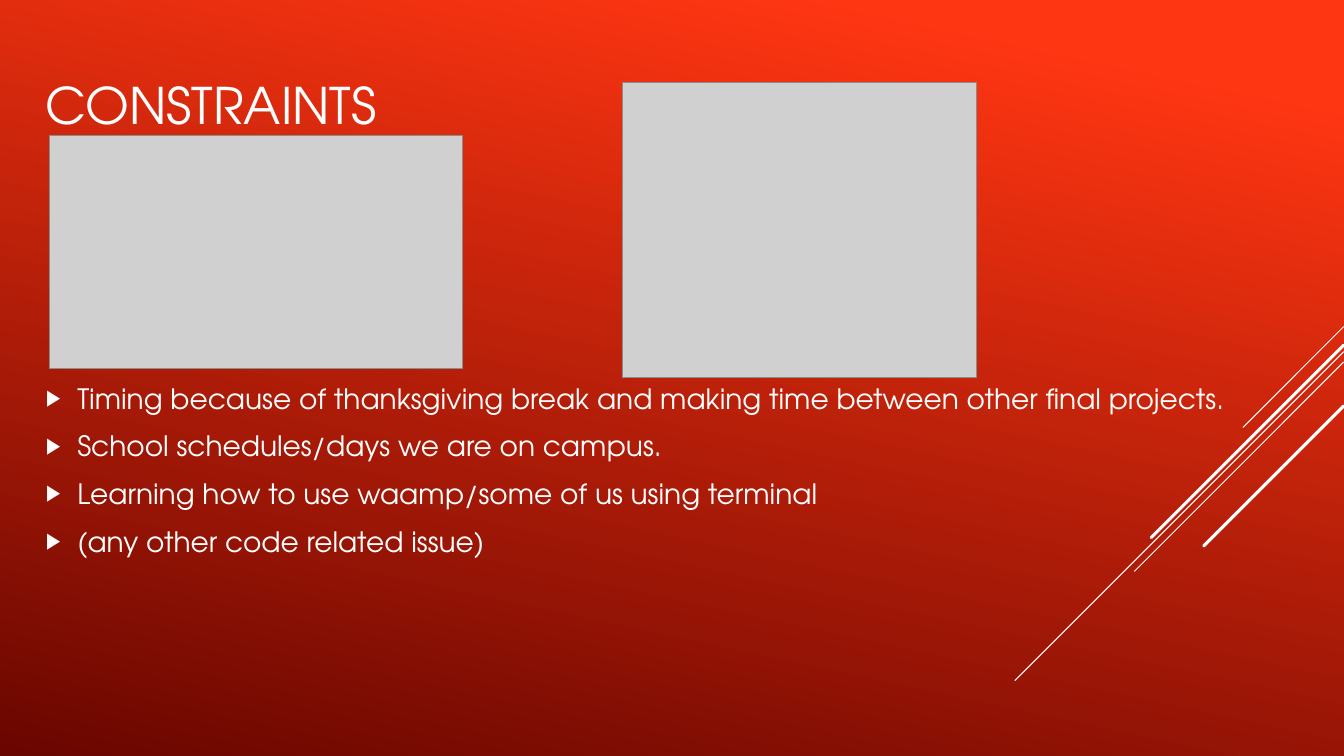
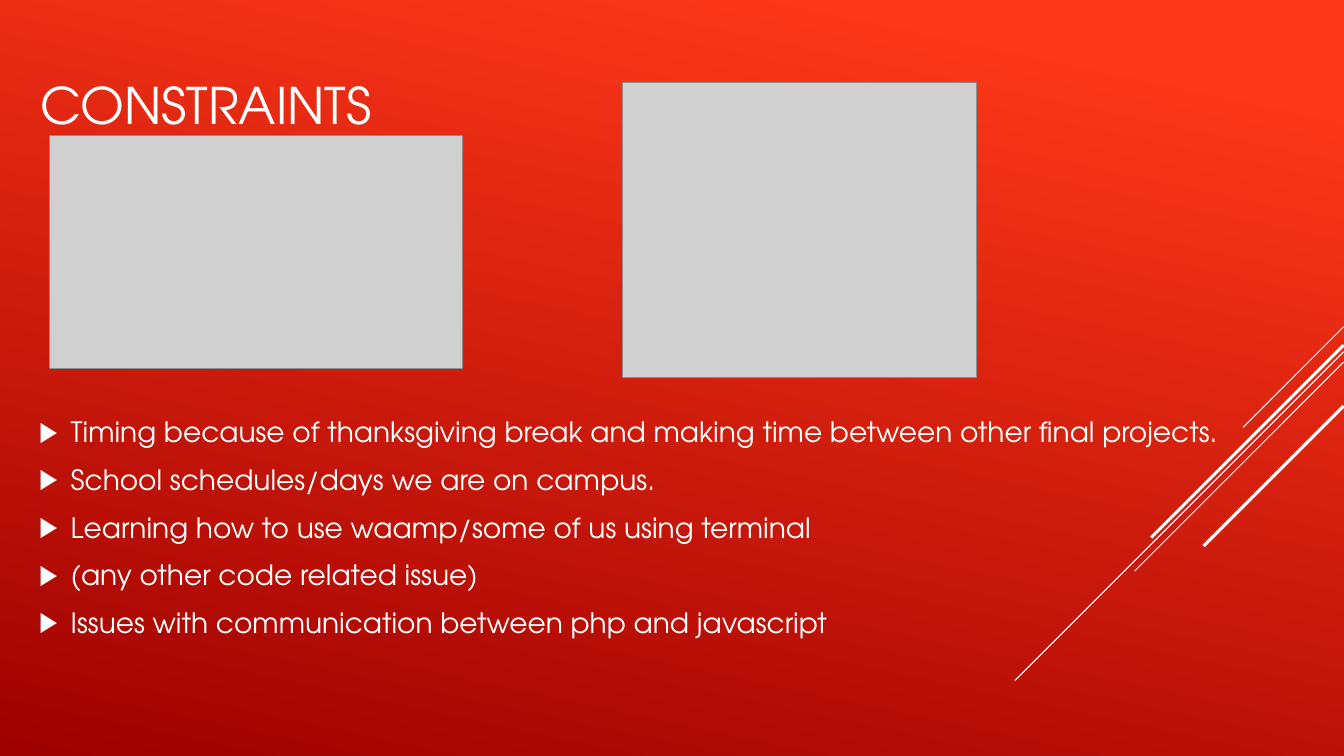
Before and after one commit to tajaniz95/WebProgrammingProjects, a slide deck: slide 4 of Project4/Online virtual agent.pptx. Drawn at 1344x756 pixels with LibreOffice and Linux fonts; fonts in the diff are those of the drawing; grey boxes stand for pictures. Boxes give left, top, right and bottom in pixels: in the first picture for what was removed or moved away, otherwise in the second. Text is boxed around its words. In the diff, an @@ line names an element or a change of style, - is before the commit and + after.

```diff
--- a/Project4/Online virtual agent.pptx
+++ b/Project4/Online virtual agent.pptx
@@ background gradient #FF3712 to #6A0600 to gradient #FE3819 to #9E0000 @@
@@ title "CONSTRAINTS" at (41,86,372,148): indent changed @@
@@ text "Timing because of thanksgiving break ...": place and size @@
-text "Timing because of thanksgiving break ..." at (77,388,1224,558)
+text "Timing because of thanksgiving break ..." at (71,421,1217,639)
@@ text at (71,421,1217,591): less space between paragraphs @@
@@ text at (71,612,827,639): paragraph added @@
+▶ Issues with communication between php and javascript
```
Also in this commit, not shown: 9 other slides changed, 1 slide added, 2 slides removed, 31 other files.
